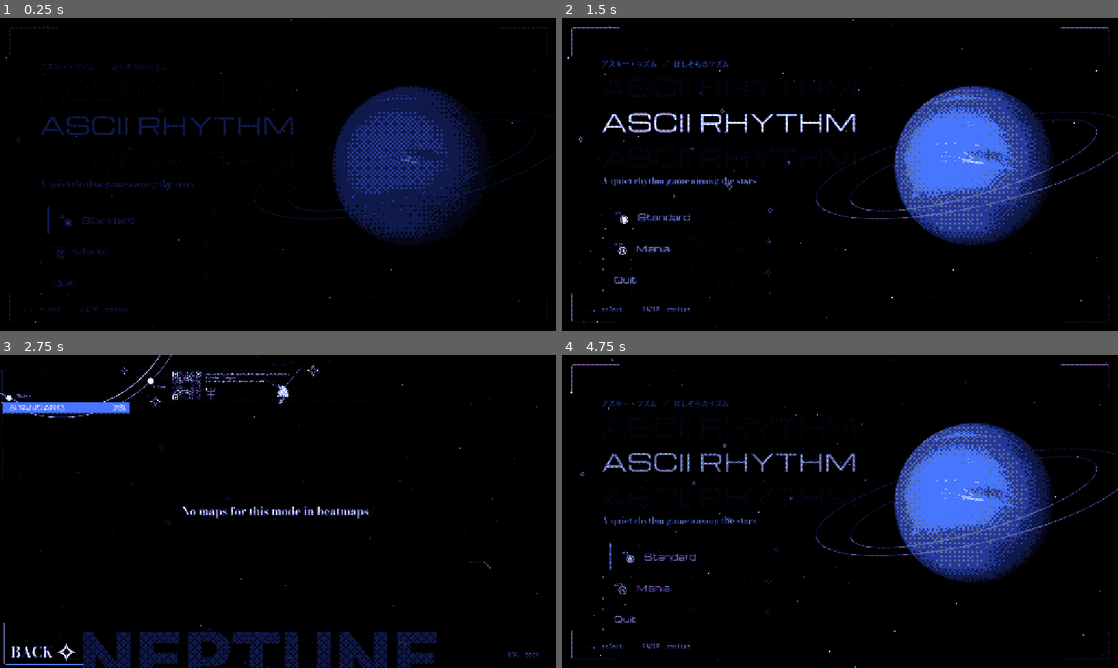
Above: before the commit, frames 1-4 (two rows, left to right).
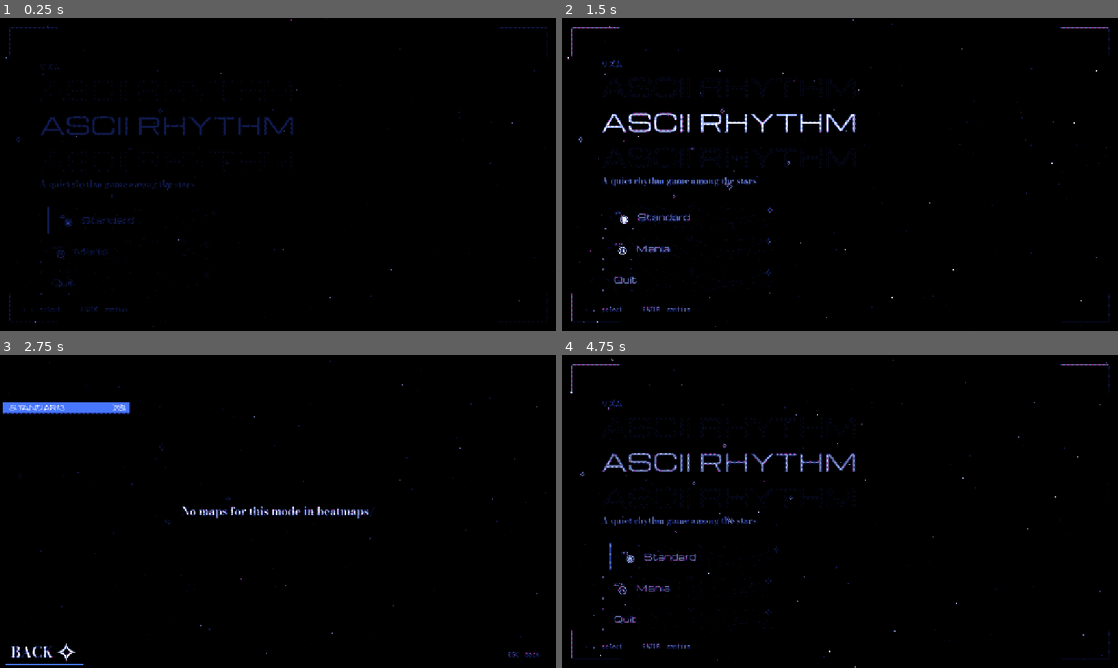
Above: after the commit, the same moments.

Repository: waspflannel/ascii-rhythm
Game: Godot game, scene res://scenes/main.tscn
The game is run twice, just before and just after one commit, with the same random seed, the same clock (stepped at 60 frames per second) and the same inputs.
Inputs (mouse positions are in pixels of both pictures, inside the frame that each line leads up to):
- Up to frame 1 (0.25 s): no input
- Up to frame 2 (1.5 s): tap Enter at 0.5 s; move the mouse to (962, 158) at 0.52 s; hold D 0.53-1.28 s; tap F at 0.6 s; click (962, 158) at 0.67 s; tap Space at 0.77 s; move the mouse to (728, 190) at 1.27 s; hold S from 1.28 s (still down); tap J at 1.35 s; click (728, 190) at 1.42 s
- Up to frame 3 (2.75 s): tap Space at 1.52 s; release S at 2 s; click "Standard" at 2 s
- Up to frame 4 (4.75 s): move the mouse to (895, 442) at 2.77 s; hold D 2.78-3.53 s; tap K at 2.85 s; click (895, 442) at 2.92 s; move the mouse to (812, 574) at 3.52 s; hold W 3.53-4.25 s; tap L at 3.6 s; click (812, 574) at 3.67 s; tap Space at 3.77 s; click "BACK" at 4.25 s

The runs differ from the first frame. In frame 1, 12% of the frame differs, in the area x 7-100%, y 14-73%; in frame 2, 12%, in the area x 7-100%, y 13-73%; in frame 3, 6.2%; in frame 4, 12%.

Commit message:
Theme UI from map backgrounds
The screens take their colours from the focused, selected or last played
map's background art instead of Neptune's fixed blue, keeping the Bayer
dither, palette modes and beat pulse.

- MapTheme autoload: samples the art's most colourful hue and moves
  Neptune's blue ramp (Palette.BLUES) to it in the project theme and the
  dither palette, blending over 0.35 s. Grey art or none keeps Neptune blue.
- Song select retints as focus moves; results theme from the played map.
- Mode select: no planet; ASCII RHYTHM with a リズム accent over the stars,
  or over the last played map's dimmed art.
- Song select drops the Neptune top/bottom art (NEPTUNE wordmark, baked
  blue bar) for a themed mode bar; results drop the planet.
- Play keeps Neptune's blues in the dither palette so notes stay clear;
  HUD captions and the progress line pick up the tint.
- Scene-local blue/sky colours moved to theme items (SubLabel, CaptionBar).
- Removed the now unused planet scene/script and circle mask shader.
- Refreshed docs/screenshots.

Co-Authored-By: Claude Opus 5.5 <noreply@anthropic.com>

Diff:
--- a/assets/theme/space_theme.tres
+++ b/assets/theme/space_theme.tres
@@ -192,6 +192,8 @@
 HeroButton/styles/hover = SubResource("Menu_hover")
 HeroButton/styles/normal = SubResource("Menu_normal")
 HeroButton/styles/pressed = SubResource("Menu_hover")
+SubLabel/base_type = &"Label"
+SubLabel/colors/font_color = Color(0.62, 0.71, 1, 1)
 TitleLabel/base_type = &"Label"
 TitleLabel/colors/font_color = Color(0.95, 0.96, 1, 1)
 TitleLabel/font_sizes/font_size = 56
--- a/project.godot
+++ b/project.godot
@@ -19,6 +19,7 @@
 Settings="*res://scripts/core/settings.gd"
 GameState="*res://scripts/core/game_state.gd"
 SongClock="*res://scripts/core/song_clock.gd"
+MapTheme="*res://scripts/core/map_theme.gd"
 
 [display]
 
--- a/scenes/main_menu.tscn
+++ b/scenes/main_menu.tscn
@@ -1,8 +1,7 @@
-[gd_scene load_steps=6 format=3]
+[gd_scene load_steps=5 format=3]
 
 [ext_resource type="Script" path="res://scripts/ui/main_menu.gd" id="1_menu"]
 [ext_resource type="Script" path="res://scripts/ui/space_backdrop.gd" id="2_backdrop"]
-[ext_resource type="PackedScene" path="res://scenes/ui/planet.tscn" id="3_planet"]
 [ext_resource type="Texture2D" path="res://assets/skins/neptune/menu/mode-osu-small@2x.png" id="4_osu"]
 [ext_resource type="Texture2D" path="res://assets/skins/neptune/menu/mode-mania-small@2x.png" id="5_mania"]
 
@@ -26,19 +25,17 @@
 mouse_filter = 2
 script = ExtResource("2_backdrop")
 
-[node name="Planet" parent="." instance=ExtResource("3_planet")]
+[node name="Art" type="TextureRect" parent="."]
+self_modulate = Color(0.3, 0.3, 0.3, 1)
 layout_mode = 1
-anchors_preset = -1
-anchor_left = 0.74
-anchor_top = 0.47
-anchor_right = 0.74
-anchor_bottom = 0.47
-offset_left = -190.0
-offset_top = -190.0
-offset_right = 190.0
-offset_bottom = 190.0
+anchors_preset = 15
+anchor_right = 1.0
+anchor_bottom = 1.0
 grow_horizontal = 2
 grow_vertical = 2
+mouse_filter = 2
+expand_mode = 1
+stretch_mode = 6
 
 [node name="Content" type="VBoxContainer" parent="."]
 layout_mode = 1
@@ -58,7 +55,7 @@
 [node name="Accent" type="Label" parent="Content"]
 layout_mode = 2
 theme_type_variation = &"AccentLabel"
-text = "アスキー・リズム   ／   ほしぞらのリズム"
+text = "リズム"
 
 [node name="EchoTop" type="Label" parent="Content"]
 layout_mode = 2
--- a/scenes/results.tscn
+++ b/scenes/results.tscn
@@ -1,11 +1,10 @@
-[gd_scene load_steps=8 format=3]
+[gd_scene load_steps=7 format=3]
 
 [ext_resource type="Script" path="res://scripts/ui/results.gd" id="1_results"]
 [ext_resource type="Script" path="res://scripts/ui/skin_number.gd" id="2_number"]
 [ext_resource type="Texture2D" path="res://assets/skins/neptune/hud/ranking-perfect@2x.png" id="3_perfect"]
 [ext_resource type="Texture2D" path="res://assets/skins/neptune/hud/ranking-retry@2x.png" id="4_retry"]
 [ext_resource type="Script" path="res://scripts/ui/space_backdrop.gd" id="5_backdrop"]
-[ext_resource type="PackedScene" path="res://scenes/ui/planet.tscn" id="6_planet"]
 [ext_resource type="Texture2D" path="res://assets/skins/neptune/hud/star@2x.png" id="7_star"]
 
 [node name="Results" type="Control"]
@@ -29,7 +28,7 @@
 script = ExtResource("5_backdrop")
 
 [node name="Art" type="TextureRect" parent="."]
-self_modulate = Color(0.3, 0.32, 0.42, 1)
+self_modulate = Color(0.33, 0.33, 0.33, 1)
 layout_mode = 1
 anchors_preset = 15
 anchor_right = 1.0
@@ -39,21 +38,6 @@
 mouse_filter = 2
 expand_mode = 1
 stretch_mode = 6
-
-[node name="Planet" parent="." instance=ExtResource("6_planet")]
-modulate = Color(0.75, 0.78, 0.9, 1)
-layout_mode = 1
-anchors_preset = -1
-anchor_left = 0.76
-anchor_top = 0.46
-anchor_right = 0.76
-anchor_bottom = 0.46
-offset_left = -170.0
-offset_top = -170.0
-offset_right = 170.0
-offset_bottom = 170.0
-grow_horizontal = 2
-grow_vertical = 2
 
 [node name="Map" type="VBoxContainer" parent="."]
 layout_mode = 1
@@ -82,7 +66,7 @@
 
 [node name="Artist" type="Label" parent="Map"]
 layout_mode = 2
-theme_override_colors/font_color = Color(0.62, 0.71, 1, 1)
+theme_type_variation = &"SubLabel"
 text = "Artist"
 text_overrun_behavior = 3
 
--- a/scenes/song_select.tscn
+++ b/scenes/song_select.tscn
@@ -1,8 +1,6 @@
-[gd_scene load_steps=8 format=3]
+[gd_scene load_steps=6 format=3]
 
 [ext_resource type="Script" path="res://scripts/ui/song_select.gd" id="1_select"]
-[ext_resource type="Texture2D" path="res://assets/skins/neptune/menu/songselect-top@2x.png" id="2_top"]
-[ext_resource type="Texture2D" path="res://assets/skins/neptune/menu/songselect-bottom@2x.png" id="3_bottom"]
 [ext_resource type="Script" path="res://scripts/ui/space_backdrop.gd" id="4_backdrop"]
 [ext_resource type="Texture2D" path="res://assets/skins/neptune/hud/star@2x.png" id="5_star"]
 
@@ -37,7 +35,7 @@
 
 [node name="ArtBack" type="TextureRect" parent="."]
 modulate = Color(1, 1, 1, 0)
-self_modulate = Color(0.45, 0.48, 0.62, 1)
+self_modulate = Color(0.5, 0.5, 0.5, 1)
 layout_mode = 1
 anchors_preset = 15
 anchor_right = 1.0
@@ -50,7 +48,7 @@
 
 [node name="ArtFront" type="TextureRect" parent="."]
 modulate = Color(1, 1, 1, 0)
-self_modulate = Color(0.45, 0.48, 0.62, 1)
+self_modulate = Color(0.5, 0.5, 0.5, 1)
 layout_mode = 1
 anchors_preset = 15
 anchor_right = 1.0
@@ -117,7 +115,7 @@
 
 [node name="Artist" type="Label" parent="List/SetInfo/Items"]
 layout_mode = 2
-theme_override_colors/font_color = Color(0.62, 0.71, 1, 1)
+theme_type_variation = &"SubLabel"
 text = "Artist"
 text_overrun_behavior = 3
 
@@ -179,7 +177,7 @@
 
 [node name="Artist" type="Label" parent="Carousel/SetTitle"]
 layout_mode = 2
-theme_override_colors/font_color = Color(0.62, 0.71, 1, 1)
+theme_type_variation = &"SubLabel"
 theme_override_constants/outline_size = 4
 text = "Artist"
 horizontal_alignment = 1
@@ -215,34 +213,20 @@
 
 [node name="Stats" type="Label" parent="Carousel/DiffInfo/Items"]
 layout_mode = 2
-theme_override_colors/font_color = Color(0.62, 0.71, 1, 1)
+theme_type_variation = &"SubLabel"
 theme_override_font_sizes/font_size = 14
 text = "HP 5  OD 5"
 horizontal_alignment = 1
 
-[node name="Top" type="TextureRect" parent="."]
-layout_mode = 1
-anchors_preset = 15
-anchor_right = 1.0
-anchor_bottom = 1.0
-grow_horizontal = 2
-grow_vertical = 2
-mouse_filter = 2
-texture = ExtResource("2_top")
-expand_mode = 1
-
-[node name="Bottom" type="TextureRect" parent="."]
-layout_mode = 1
-anchors_preset = 12
-anchor_top = 1.0
-anchor_right = 1.0
-anchor_bottom = 1.0
-offset_top = -108.0
-grow_horizontal = 2
-grow_vertical = 0
-mouse_filter = 2
-texture = ExtResource("3_bottom")
-expand_mode = 1
+[node name="ModeBar" type="Panel" parent="."]
+layout_mode = 1
+anchors_preset = -1
+anchor_left = 0.004
+anchor_top = 0.149
+anchor_right = 0.233
+anchor_bottom = 0.186
+mouse_filter = 2
+theme_type_variation = &"CaptionBar"
 
 [node name="ModeLabel" type="Label" parent="."]
 layout_mode = 1
--- a/scenes/ui/map_card.tscn
+++ b/scenes/ui/map_card.tscn
@@ -6,7 +6,7 @@
 theme_type_variation = &"CardButton"
 
 [node name="Art" type="TextureRect" parent="."]
-modulate = Color(0.5, 0.52, 0.62, 1)
+modulate = Color(0.55, 0.55, 0.55, 1)
 layout_mode = 1
 anchors_preset = 15
 anchor_right = 1.0
@@ -29,7 +29,7 @@
 mouse_filter = 2
 color = Color(0, 0, 0, 0.6)
 
-[node name="Accent" type="ColorRect" parent="."]
+[node name="Accent" type="Panel" parent="."]
 visible = false
 layout_mode = 1
 anchors_preset = 9
@@ -37,7 +37,7 @@
 offset_right = 5.0
 grow_vertical = 2
 mouse_filter = 2
-color = Color(0.278, 0.463, 1, 1)
+theme_type_variation = &"CaptionBar"
 
 [node name="Info" type="VBoxContainer" parent="."]
 layout_mode = 1
@@ -64,7 +64,7 @@
 
 [node name="Artist" type="Label" parent="Info"]
 layout_mode = 2
-theme_override_colors/font_color = Color(0.62, 0.71, 1, 1)
+theme_type_variation = &"SubLabel"
 theme_override_constants/outline_size = 4
 theme_override_font_sizes/font_size = 14
 text_overrun_behavior = 3
--- a/scenes/ui/planet.tscn
+++ /dev/null
@@ -1,38 +0,0 @@
-[gd_scene load_steps=4 format=3]
-
-[ext_resource type="Script" path="res://scripts/ui/planet.gd" id="1_planet"]
-[ext_resource type="Shader" path="res://shaders/circle_mask.gdshader" id="2_mask"]
-
-[sub_resource type="ShaderMaterial" id="Mask"]
-shader = ExtResource("2_mask")
-
-[node name="Planet" type="Control"]
-custom_minimum_size = Vector2(360, 360)
-layout_mode = 3
-anchors_preset = 0
-offset_right = 360.0
-offset_bottom = 360.0
-mouse_filter = 2
-texture_filter = 2
-script = ExtResource("1_planet")
-
-[node name="Disc" type="TextureRect" parent="."]
-material = SubResource("Mask")
-layout_mode = 1
-anchors_preset = 15
-anchor_right = 1.0
-anchor_bottom = 1.0
-grow_horizontal = 2
-grow_vertical = 2
-mouse_filter = 2
-expand_mode = 1
-stretch_mode = 5
-
-[node name="Front" type="Control" parent="."]
-layout_mode = 1
-anchors_preset = 15
-anchor_right = 1.0
-anchor_bottom = 1.0
-grow_horizontal = 2
-grow_vertical = 2
-mouse_filter = 2
--- a/scripts/core/game_state.gd
+++ b/scripts/core/game_state.gd
@@ -3,3 +3,5 @@
 
 var mode := Beatmap.MODE_MANIA
 var map_path := ""
+## The last played map's background art, behind mode select; null before any play.
+var map_art: Texture2D
--- a/scripts/core/main.gd
+++ b/scripts/core/main.gd
@@ -12,8 +12,6 @@
 const FADE_IN := 0.24
 ## The layout size every screen is authored at (project.godot viewport size).
 const LAYOUT_SIZE := Vector2(1280, 720)
-## The shader's palette array length.
-const PALETTE_SLOTS := 16
 
 ## True while the old screen fades out; screen requests in that window are dropped, so
 ## repeated keys can't open two screens. Clears one deferred step after the new screen is
@@ -26,26 +24,14 @@
 
 
 func _ready() -> void:
-	_apply_palette()
+	# MapTheme loads the dither palette.
+	_dither.set_shader_parameter("matrix_size", Settings.get_value("dither", "matrix_size"))
 	_apply_pixel_scale()
 	get_window().size_changed.connect(_apply_pixel_scale)
 	_connect_menu($Screen/Viewport/MainMenu)
 	_dither.set_shader_parameter("brightness", 0.0)
 	_fade = create_tween()
 	_fade.tween_property(_dither, "shader_parameter/brightness", 1.0, 0.6)
-
-
-## Loads Settings dither/palette into the shader; an unknown name (such as "rgb") dithers
-## each colour channel instead.
-func _apply_palette() -> void:
-	var colors: Array = Palette.DITHER.get(str(Settings.get_value("dither", "palette")), [])
-	var packed := PackedVector3Array()
-	for color: Color in colors.slice(0, PALETTE_SLOTS):
-		packed.append(Vector3(color.r, color.g, color.b))
-	packed.resize(PALETTE_SLOTS)
-	_dither.set_shader_parameter("palette", packed)
-	_dither.set_shader_parameter("palette_size", mini(colors.size(), PALETTE_SLOTS))
-	_dither.set_shader_parameter("matrix_size", Settings.get_value("dither", "matrix_size"))
 
 
 ## The dither works in window pixels, so its cells grow with the window to keep the same
@@ -79,7 +65,10 @@
 	_fade.tween_property(_dither, "shader_parameter/brightness", 1.0, FADE_IN)
 
 
-func _replace_screen(screen: Control) -> Control:
+## Swaps in screen. Play screens keep Neptune's blues in the dither palette, so notes
+## and hit objects keep their skin colours.
+func _replace_screen(screen: Control, playing := false) -> Control:
+	MapTheme.theme_dither = not playing
 	for child in _viewport.get_children():
 		_viewport.remove_child(child)
 		child.queue_free()
@@ -102,12 +91,14 @@
 func _show_play(path: String) -> void:
 	_change_screen(func() -> void:
 		GameState.map_path = path
+		# Song select or results themed the screens from this map's art just before.
+		GameState.map_art = MapTheme.art
 		var play := (MANIA if GameState.mode == Beatmap.MODE_MANIA else STANDARD).instantiate()
 		play.beatmap_path = path
 		# Back skips the results; the HUD's end-of-run fade dies with the play screen.
 		play.back_requested.connect(_show_song_select.bind(GameState.mode), CONNECT_DEFERRED)
 		play.run_finished.connect(_show_results, CONNECT_DEFERRED | CONNECT_ONE_SHOT)
-		_replace_screen(play))
+		_replace_screen(play, true))
 
 
 func _show_results(score: RunScore) -> void:
--- /dev/null
+++ b/scripts/core/map_theme.gd
@@ -0,0 +1,139 @@
+extends Node
+## Themes the screens from a beatmap's background art. The art's dominant colour takes
+## over from Neptune's royal blue as the accent: Neptune's blue ramp (Palette.BLUES) moves
+## to the accent's hue in every project theme colour and in the dither palette, so panels,
+## borders, captions and the dithered art all take on the map's colours. Grey art, or
+## none, keeps Neptune's blue.
+
+## Seconds to blend from one map's colours to the next.
+const BLEND := 0.35
+## Hue buckets the art's pixels fall into; the most colourful bucket wins.
+const HUES := 12
+## The art is shrunk to this many pixels before sampling.
+const SAMPLE := Vector2i(32, 18)
+## Art whose winning bucket averages less colour (saturation x value) per sampled pixel
+## counts as grey.
+const MIN_COLOUR := 0.04
+## Accent saturation range, so pale art still tints and loud art stays readable.
+const SATURATION := Vector2(0.45, 0.75)
+## The dither material main.tscn draws the screen with (one shared resource).
+const DITHER := preload("res://shaders/dither_material.tres")
+## The shader's palette array length.
+const PALETTE_SLOTS := 16
+
+## The art the theme was last taken from; null for none.
+var art: Texture2D
+## The current accent (Palette.BLUE moved to the map's hue) and its light tint (SKY).
+var accent := Palette.BLUE
+var light := Palette.SKY
+## Moves the dither palette's blues too. main.gd turns it off during play so notes and
+## hit objects dither to the skin's own colours.
+var theme_dither := true:
+	set(value):
+		theme_dither = value
+		_apply_palette()
+
+var _blend: Tween
+## Accents by texture instance id, so refocusing a map skips resampling.
+var _accents := {}
+## Theme colours to retint: [theme or style box, property, original colour].
+var _slots: Array = []
+@onready var _theme := ThemeDB.get_project_theme()
+
+
+func _ready() -> void:
+	for type in _theme.get_type_list():
+		for name in _theme.get_color_list(type):
+			_track(_theme, "%s/colors/%s" % [type, name])
+		for name in _theme.get_stylebox_list(type):
+			var box := _theme.get_stylebox(name, type) as StyleBoxFlat
+			if box:
+				_track(box, "bg_color")
+				_track(box, "border_color")
+	_apply_palette()
+
+
+## Blends the theme to texture's colours, or back to Neptune's blue for null or grey art.
+func retarget(texture: Texture2D) -> void:
+	art = texture
+	var target := _accent_of(texture)
+	if _blend:
+		_blend.kill()
+	if target != accent:
+		_blend = create_tween()
+		_blend.tween_method(_apply, accent, target, BLEND)
+
+
+func _track(owner: Object, property: String) -> void:
+	var color: Color = owner.get(property)
+	if Color(color, 1.0) in Palette.BLUES:
+		_slots.append([owner, property, color])
+
+
+func _apply(color: Color) -> void:
+	accent = color
+	light = _shift(Palette.SKY)
+	# One theme change for the whole retint, not one per colour.
+	_theme.set_block_signals(true)
+	for slot: Array in _slots:
+		slot[0].set(slot[1], _shift(slot[2]))
+	_theme.set_block_signals(false)
+	_theme.emit_changed()
+	_apply_palette()
+
+
+## A Neptune blue moved to the accent: its hue offset from BLUE and its brightness are
+## kept and its saturation scales with the accent's, so BLUE itself becomes the accent.
+func _shift(blue: Color) -> Color:
+	var hue := fposmod(blue.h - Palette.BLUE.h + accent.h, 1.0)
+	var saturation := clampf(blue.s * accent.s / Palette.BLUE.s, 0.0, 1.0)
+	return Color.from_hsv(hue, saturation, blue.v, blue.a)
+
+
+## Loads Settings dither/palette into the shader, its blues moved to the accent while
+## theme_dither is on; an unknown name (such as "rgb") dithers each colour channel instead.
+func _apply_palette() -> void:
+	var colors: Array = Palette.DITHER.get(str(Settings.get_value("dither", "palette")), [])
+	var packed := PackedVector3Array()
+	for color: Color in colors.slice(0, PALETTE_SLOTS):
+		if theme_dither and color in Palette.BLUES:
+			color = _shift(color)
+		packed.append(Vector3(color.r, color.g, color.b))
+	packed.resize(PALETTE_SLOTS)
+	DITHER.set_shader_parameter("palette", packed)
+	DITHER.set_shader_parameter("palette_size", mini(colors.size(), PALETTE_SLOTS))
+
+
+func _accent_of(texture: Texture2D) -> Color:
+	if texture == null:
+		return Palette.BLUE
+	var id := texture.get_instance_id()
+	if not _accents.has(id):
+		_accents[id] = _sample(texture.get_image())
+	return _accents[id]
+
+
+## The image's most colourful hue (pixels weighted by saturation x value, averaged within
+## the winning hue bucket) at full brightness, or Neptune's blue for grey images.
+static func _sample(image: Image) -> Color:
+	if image == null:
+		return Palette.BLUE
+	if image.is_compressed():
+		image.decompress()
+	image.resize(SAMPLE.x, SAMPLE.y, Image.INTERPOLATE_BILINEAR)
+	var buckets: Array[Color] = []
+	buckets.resize(HUES)
+	buckets.fill(Color(0, 0, 0, 0))
+	for y in SAMPLE.y:
+		for x in SAMPLE.x:
+			var pixel := image.get_pixel(x, y)
+			var weight := pixel.s * pixel.v
+			buckets[int(pixel.h * HUES) % HUES] += Color(pixel.r * weight, pixel.g * weight, pixel.b * weight, weight)
+	var best := Color(0, 0, 0, 0)
+	for bucket in buckets:
+		if bucket.a > best.a:
+			best = bucket
+	if best.a < MIN_COLOUR * SAMPLE.x * SAMPLE.y:
+		return Palette.BLUE
+	var mean := Color(best.r / best.a, best.g / best.a, best.b / best.a)
+	return Color.from_hsv(mean.h, clampf(mean.s, SATURATION.x, SATURATION.y), 1.0)
--- a/scripts/core/palette.gd
+++ b/scripts/core/palette.gd
@@ -14,6 +14,9 @@
 ## Cool grey for hairlines and dim text; a warm grey dithers olive against the blues.
 const GREY := Color(0.36, 0.41, 0.6)
 const CRIMSON := Color(0.86, 0.16, 0.27)
+## Neptune's blue ramp. MapTheme moves these to a map's hue, in the UI theme and the
+## dither palette alike.
+const BLUES: Array[Color] = [DEEP, NAVY, INDIGO, BLUE, SKY]
 ## Neptune skin.ini Combo1 to Combo3, so standard hit objects keep their colours.
 const CYAN := Color(0.18, 0.99, 0.99)
 const MAGENTA := Color(0.99, 0.39, 0.99)
--- a/scripts/ui/hud.gd
+++ b/scripts/ui/hud.gd
@@ -61,6 +61,7 @@
 		return
 	_score = RunScore.new(_play.beatmap)
 	$MapTitle.text = "%s [%s]" % [_play.beatmap.title, _play.beatmap.version]
+	_progress.color = MapTheme.accent
 	_refresh()
 	show()
 
--- a/scripts/ui/main_menu.gd
+++ b/scripts/ui/main_menu.gd
@@ -1,7 +1,8 @@
 extends Control
-## Mode selection: Standard, Mania or Quit under the title. The root scene handles screen
-## changes. Mouse hover and keyboard focus share one highlight: the button slides right
-## and lights up.
+## Mode selection: Standard, Mania or Quit under the title, over the last played map's
+## dimmed art (or just the stars before any play) and themed from it. The root scene
+## handles screen changes. Mouse hover and keyboard focus share one highlight: the
+## button slides right and lights up.
 
 signal mania_selected
 signal standard_selected
@@ -13,6 +14,8 @@
 
 
 func _ready() -> void:
+	$Art.texture = GameState.map_art
+	MapTheme.retarget(GameState.map_art)
 	$Content/Buttons/Standard/Button.pressed.connect(standard_selected.emit)
 	$Content/Buttons/Mania/Button.pressed.connect(mania_selected.emit)
 	$Content/Buttons/Quit/Button.pressed.connect(get_tree().quit)
--- a/scripts/ui/planet.gd
+++ /dev/null
@@ -1,59 +0,0 @@
-class_name Planet
-extends Control
-## Neptune from the skin's pause art, cut out as a disc, bobbing slowly inside two tilted
-## hairline orbits with a small moon. The orbits' far halves draw behind the planet and
-## their near halves in front.
-
-## The planet in hud/pause-overlay@2x.png (it is centred at 1366, 768, radius about 294).
-const SOURCE := SkinAssets.DIR + "hud/pause-overlay@2x.png"
-const SOURCE_DISC := Rect2i(1060, 462, 612, 612)
-## Orbits as [x radius, y radius, tilt in radians], in units of the planet's radius.
-const ORBITS := [[1.55, 0.36, -0.28], [1.95, 0.5, -0.22]]
-const ORBIT_POINTS := 96
-## Seconds per moon orbit.
-const MOON_PERIOD := 24.0
-
-var _time := 0.0
-
-@onready var _disc: TextureRect = $Disc
-@onready var _front: Control = $Front
-
-
-func _ready() -> void:
-	var image := (load(SOURCE) as Texture2D).get_image()
-	_disc.texture = ImageTexture.create_from_image(image.get_region(SOURCE_DISC))
-	_front.draw.connect(_draw_orbits.bind(_front, true))
-
-
-func _process(delta: float) -> void:
-	_time += delta
-	_disc.position.y = sin(_time * 0.45) * 5.0
-	queue_redraw()
-	_front.queue_redraw()
-
-
-func _draw() -> void:
-	_draw_orbits(self, false)
-
-
-## Draws the near (lower) or far (upper) half of each orbit, and the moon when it is on that half.
-func _draw_orbits(canvas: CanvasItem, near: bool) -> void:
-	var radius := size.x / 2.0
-	var center := size / 2.0
-	for i in ORBITS.size():
-		var orbit: Array = ORBITS[i]
-		var points := PackedVector2Array()
-		for step in ORBIT_POINTS / 2 + 1:
-			var angle := PI * step / (ORBIT_POINTS / 2) + (0.0 if near else PI)
-			points.append(_orbit_point(orbit, angle, center, radius))
-		canvas.draw_polyline(points, Color(Palette.WHITE, 0.35 if near else 0.18), 1.0, true)
-	var moon_angle := fposmod(TAU * _time / MOON_PERIOD, TAU)
-	if (moon_angle < PI) == near:
-		var moon := _orbit_point(ORBITS[1], moon_angle, center, radius)
-		canvas.draw_circle(moon, 4.0, Palette.WHITE)
-
-
-## Angles 0 to PI run along the near half.
-func _orbit_point(orbit: Array, angle: float, center: Vector2, radius: float) -> Vector2:
-	var flat := Vector2(cos(angle) * orbit[0], sin(angle) * orbit[1]) * radius
-	return center + flat.rotated(orbit[2])
--- a/scripts/ui/results.gd
+++ b/scripts/ui/results.gd
@@ -1,7 +1,7 @@
 extends Control
 ## End-of-run results: map details, score, hit counts, accuracy, max combo and the
-## osu! grade in front of the planet, for a passed or failed run, over the map's dimmed
-## background art. The root scene handles screen changes.
+## osu! grade, for a passed or failed run, over the map's dimmed background art and
+## themed from it. The root scene handles screen changes.
 
 signal retry_requested
 signal back_requested
@@ -52,7 +52,7 @@
 
 
 func _light_retry() -> void:
-	$Retry.modulate = Palette.SKY if $Retry.has_focus() or $Retry.is_hovered() else Color.WHITE
+	$Retry.modulate = MapTheme.light if $Retry.has_focus() or $Retry.is_hovered() else Color.WHITE
 
 
 func _unhandled_input(event: InputEvent) -> void:
@@ -72,6 +72,7 @@
 		mode = "Mania %dK" % (map as ManiaBeatmap).key_count()
 	$Map/Version.text = "[%s]  %s" % [map.version, mode]
 	$Art.texture = map.load_background()
+	MapTheme.retarget($Art.texture)
 
 
 ## One row per judgement the mode gives: the skin's judgement image where Neptune has one,
--- a/scripts/ui/song_select.gd
+++ b/scripts/ui/song_select.gd
@@ -1,8 +1,9 @@
 extends Control
 ## Two-stage song select for GameState.mode: a vertical list of map sets (one per
 ## beatmaps/ folder), then a horizontal carousel of the chosen set's difficulties.
-## The focused map's background art fills the screen, dimmed, and a panel describes the
-## focused set or difficulty. The root scene handles screen changes.
+## The focused map's background art fills the screen, dimmed, MapTheme tints the UI to
+## its colours, and a panel describes the focused set or difficulty. The root scene
+## handles screen changes.
 
 signal map_chosen(path: String)
 signal back_requested
@@ -170,10 +171,12 @@
 		size_stat, map.hp_drain, map.overall_difficulty, map.hit_objects.size(), seconds / 60, seconds % 60]
 
 
-## Cross-fades the backdrop to texture; maps without art fade out to the stars.
+## Cross-fades the backdrop to texture and blends the theme to its colours; maps without
+## art fade out to the stars and Neptune's blue.
 func _show_art(texture: Texture2D) -> void:
 	if _art_front.texture == texture and _art_front.modulate.a > 0.0:
 		return
+	MapTheme.retarget(texture)
 	if _art_fade:
 		_art_fade.kill()
 	var back := _art_front
--- a/shaders/circle_mask.gdshader
+++ /dev/null
@@ -1,9 +0,0 @@
-shader_type canvas_item;
-
-// Cuts a texture down to the disc inscribed in it, with a soft edge.
-uniform float radius : hint_range(0.0, 0.5) = 0.49;
-uniform float softness : hint_range(0.0, 0.1) = 0.01;
-
-void fragment() {
-    COLOR.a *= 1.0 - smoothstep(radius - softness, radius, distance(UV, vec2(0.5)));
-}
Binary file changed: docs/screenshots/1-mode-select.png
Binary file added: docs/screenshots/10-mode-select-last-played.png
Binary file added: docs/screenshots/11-song-select-other-map.png
Binary file changed: docs/screenshots/2-song-select-list.png
Binary file changed: docs/screenshots/3-song-select-difficulties.png
Binary file changed: docs/screenshots/5-mania-hud.png
Binary file changed: docs/screenshots/6-results-pass.png
Binary file changed: docs/screenshots/7-results-failed.png
Binary file changed: docs/screenshots/8-mode-select-1080p.png
Binary file changed: docs/screenshots/9-song-select-1080p.png
Not shown, added: scripts/core/map_theme.gd.uid
Not shown, removed: scripts/ui/planet.gd.uid
(and 2 more such lines)
